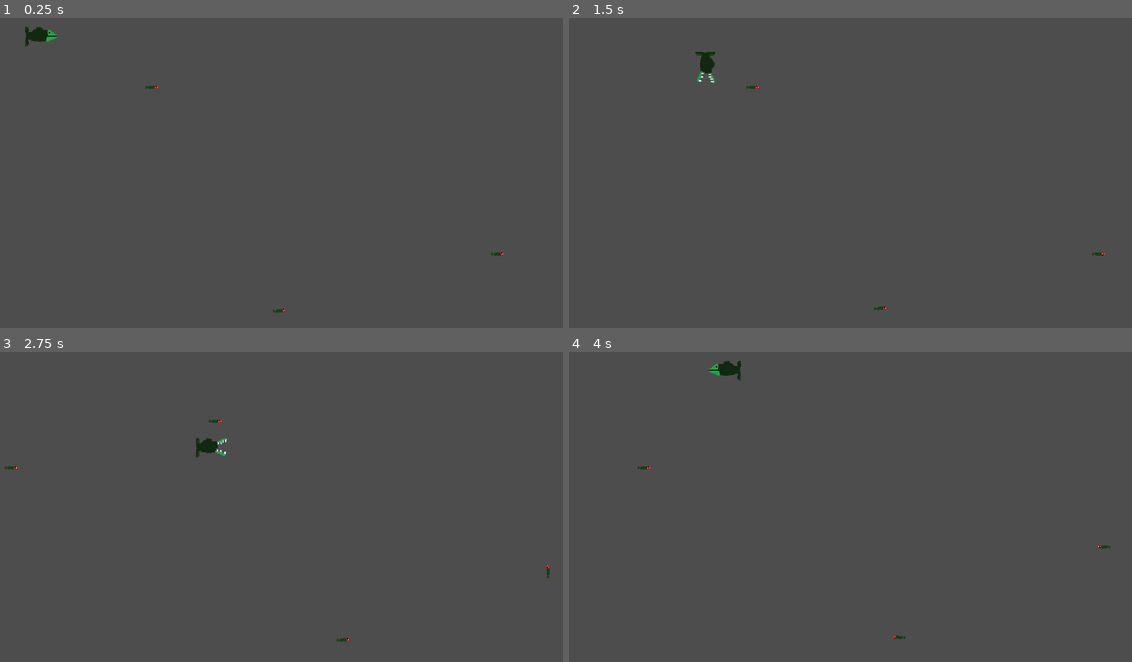
Above: before the commit, frames 1-4 (two rows, left to right).
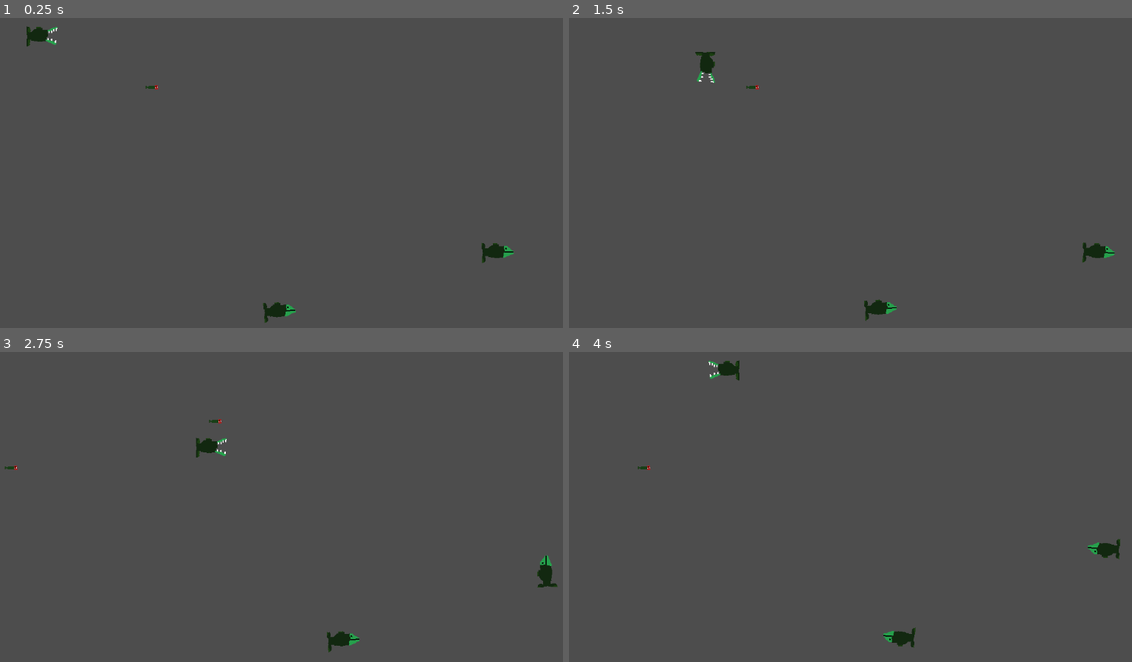
Above: after the commit, the same moments.

Repository: joosepartanen/Tiimi14-GameJam
Game: Godot game, scene res://Scenes/level.tscn
Two runs of this game, one before a commit and one after it. Both use one fixed random seed, a clock stepped at 60 frames per second and the inputs below.
Inputs:
- Up to frame 1 (0.25 s): no input
- Up to frame 2 (1.5 s): hold D (MoveRight) 0.53-1.28 s; tap Space (Dash) at 0.6, 1.35 s; hold S (MoveDown) from 1.28 s (still down)
- Up to frame 3 (2.75 s): release S (MoveDown) at 2.03 s; hold D (MoveRight) from 2.03 s (still down); tap Space (Dash) at 2.1 s
- Up to frame 4 (4 s): release D (MoveRight) at 2.78 s; hold W (MoveUp) 2.78-3.53 s; tap Space (Dash) at 2.85, 3.6 s; hold A (MoveLeft) from 3.53 s (still down)

The runs differ from the first frame. In frame 1, 0.5% of the frame differs, in the area x 4-92%, y 2-99%; in frame 2, 0.4%; in frame 3, 0.4%; in frame 4, 0.5%, in the area x 24-98%, y 2-96%.
Error after the commit: Parse Error: Could not find type "Health" in the current scope. (res://Scenes/vihu.gd:5)

Commit message:
Vihu luotu placeholder spritella

Diff:
--- a/Scenes/Kala.tscn
+++ b/Scenes/Kala.tscn
@@ -1,8 +1,13 @@
-[gd_scene load_steps=8 format=3 uid="uid://c56xv1npw5t1t"]
+[gd_scene load_steps=10 format=3 uid="uid://c56xv1npw5t1t"]
 
 [ext_resource type="Texture2D" uid="uid://cpba8gnhoslth" path="res://Art/sprite_30.png" id="1_ctdoh"]
 [ext_resource type="Script" uid="uid://bx8jveam6kgd1" path="res://Code/kala.gd" id="1_fcddx"]
 [ext_resource type="Texture2D" uid="uid://dj5g8qjgho75e" path="res://Art/sprite_31.png" id="2_fcddx"]
+[ext_resource type="Script" uid="uid://c77wslpfjmbq2" path="res://Code/health.gd" id="4_qfeji"]
+
+[sub_resource type="AtlasTexture" id="AtlasTexture_fcddx"]
+atlas = ExtResource("2_fcddx")
+region = Rect2(0, 0, 64, 64)
 
 [sub_resource type="AtlasTexture" id="AtlasTexture_qfeji"]
 atlas = ExtResource("1_ctdoh")
@@ -14,6 +19,14 @@
 
 [sub_resource type="SpriteFrames" id="SpriteFrames_6m7do"]
 animations = [{
+"frames": [{
+"duration": 1.0,
+"texture": SubResource("AtlasTexture_fcddx")
+}],
+"loop": true,
+"name": &"eat",
+"speed": 5.0
+}, {
 "frames": [{
 "duration": 1.0,
 "texture": SubResource("AtlasTexture_qfeji")
@@ -29,15 +42,22 @@
 [sub_resource type="RectangleShape2D" id="RectangleShape2D_1o7wn"]
 size = Vector2(58, 20)
 
-[node name="CharacterBody2D" type="CharacterBody2D"]
+[node name="Kala" type="CharacterBody2D"]
 script = ExtResource("1_fcddx")
+speed = null
+dash_speed = null
+dash_time = null
+dash_cooldown = null
 
 [node name="AnimatedSprite2D" type="AnimatedSprite2D" parent="."]
 position = Vector2(3, -13)
 sprite_frames = SubResource("SpriteFrames_6m7do")
 animation = &"swim"
-frame_progress = 0.946252
+autoplay = "swim"
 
 [node name="CollisionShape2D" type="CollisionShape2D" parent="."]
 position = Vector2(3, -13)
 shape = SubResource("RectangleShape2D_1o7wn")
+
+[node name="Health" type="Node" parent="."]
+script = ExtResource("4_qfeji")
--- /dev/null
+++ b/Scenes/Vihu.tscn
@@ -0,0 +1,41 @@
+[gd_scene load_steps=8 format=3 uid="uid://cvx0ex286ae17"]
+
+[ext_resource type="Texture2D" uid="uid://cpba8gnhoslth" path="res://Art/sprite_30.png" id="1_r4u5q"]
+[ext_resource type="Script" uid="uid://blrqm035slhuu" path="res://Scenes/vihu.gd" id="1_ucau0"]
+[ext_resource type="Texture2D" uid="uid://dj5g8qjgho75e" path="res://Art/sprite_31.png" id="2_vvpsj"]
+
+[sub_resource type="RectangleShape2D" id="RectangleShape2D_kiom6"]
+size = Vector2(29, 20)
+
+[sub_resource type="AtlasTexture" id="AtlasTexture_e1pbr"]
+atlas = ExtResource("1_r4u5q")
+region = Rect2(0, 0, 64, 64)
+
+[sub_resource type="AtlasTexture" id="AtlasTexture_e3s85"]
+atlas = ExtResource("2_vvpsj")
+region = Rect2(0, 0, 64, 64)
+
+[sub_resource type="SpriteFrames" id="SpriteFrames_orjt1"]
+animations = [{
+"frames": [{
+"duration": 1.0,
+"texture": SubResource("AtlasTexture_e1pbr")
+}, {
+"duration": 1.0,
+"texture": SubResource("AtlasTexture_e3s85")
+}],
+"loop": true,
+"name": &"swim",
+"speed": 5.0
+}]
+
+[node name="Vihu" type="Area2D"]
+script = ExtResource("1_ucau0")
+
+[node name="CollisionShape2D" type="CollisionShape2D" parent="."]
+position = Vector2(14.5, 0)
+shape = SubResource("RectangleShape2D_kiom6")
+
+[node name="AnimatedSprite2D" type="AnimatedSprite2D" parent="."]
+sprite_frames = SubResource("SpriteFrames_orjt1")
+animation = &"swim"
--- a/Scenes/level.tscn
+++ b/Scenes/level.tscn
@@ -1,9 +1,10 @@
-[gd_scene load_steps=8 format=3 uid="uid://da01vy6y27r1d"]
+[gd_scene load_steps=9 format=3 uid="uid://da01vy6y27r1d"]
 
 [ext_resource type="PackedScene" uid="uid://c56xv1npw5t1t" path="res://Scenes/Kala.tscn" id="1_tumq0"]
 [ext_resource type="PackedScene" uid="uid://bii84nj5i1glb" path="res://Scenes/Saalis.tscn" id="2_k5f4k"]
 [ext_resource type="Script" uid="uid://di1odib6cw5x6" path="res://Code/PathFollower.gd" id="3_6phgx"]
 [ext_resource type="Script" uid="uid://ddcsw4cf255np" path="res://Code/spawner3.gd" id="4_81xng"]
+[ext_resource type="PackedScene" uid="uid://cvx0ex286ae17" path="res://Scenes/Vihu.tscn" id="4_wqkje"]
 
 [sub_resource type="Curve2D" id="Curve2D_81xng"]
 _data = {
@@ -52,8 +53,7 @@
 rotation = -0.021735707
 script = ExtResource("3_6phgx")
 
-[node name="Saalis" parent="Paths/Path2D2/PathFollow2D" instance=ExtResource("2_k5f4k")]
-position = Vector2(-0.05419922, 4.119873)
+[node name="Vihu" parent="Paths/Path2D2/PathFollow2D" instance=ExtResource("4_wqkje")]
 
 [node name="Path2D3" type="Path2D" parent="Paths"]
 curve = SubResource("Curve2D_wqkje")
@@ -63,7 +63,7 @@
 rotation = -0.07776494
 script = ExtResource("3_6phgx")
 
-[node name="Saalis" parent="Paths/Path2D3/PathFollow2D" instance=ExtResource("2_k5f4k")]
+[node name="Vihu" parent="Paths/Path2D3/PathFollow2D" instance=ExtResource("4_wqkje")]
 
 [node name="Spawner" type="Node2D" parent="."]
 
--- /dev/null
+++ b/Scenes/vihu.gd
@@ -0,0 +1,67 @@
+extends Area2D
+class_name Vihu
+
+# The health functionality
+@onready var health: Health = $Health
+# For animation control
+@onready var animated_sprite_2d: AnimatedSprite2D = $AnimatedSprite2D
+@onready var damage_timer: Timer = $DamageTimer
+
+
+@export var bounce_force: float = -200
+@export var damage_time: float = 1
+
+var _path_follower : PathFollower = null
+
+func _ready() -> void:
+	_path_follower = get_parent() as PathFollower
+
+func _process(_delta: float) -> void:
+	if _path_follower != null:
+		animated_sprite_2d.flip_h = _path_follower.direction < 0
+
+func _on_take_damage(body: Node2D) -> void:
+	if body is Kala:
+		var kala : Kala = body as Kala
+		# When the knight is immortal, it has just taken damage.
+		# To prevent player from misusing this, prevent damaging enemy
+		# during this time.
+		if kala.health.is_immortal:
+			return
+
+		# Take damage
+		health.take_damage(1)
+
+		var bounce_vector: Vector2 = Vector2(0, bounce_force)
+		kala.bounce(bounce_vector)
+
+
+func _on_health_changed(previous_health: int, current_health: int) -> void:
+	if current_health == 0:
+		_die()
+	if current_health < previous_health:
+		# Start damage timer
+		damage_timer.start(damage_time)
+		damage_timer.timeout.connect(_on_timer_timeout)
+		health.is_immortal = true
+		animated_sprite_2d.play("damage")
+
+func _on_timer_timeout() -> void:
+	damage_timer.timeout.disconnect(_on_timer_timeout)
+	health.is_immortal = false
+	animated_sprite_2d.play("default")
+
+func _die() -> void:
+	# TODO: Play animation, sound etc.
+	queue_free()
+
+func _on_damage_other(body: Node2D) -> void:
+	if body is Kala:
+		var kala : Kala = body as Kala
+		if kala.health.is_immortal:
+			return
+
+		kala.health.take_damage(1)
+
+		var bounce_vector: Vector2 = Vector2(0, bounce_force)
+		kala.bounce(bounce_vector)
Renamed: Scenes/spawner_2.gd -> Code/spawner_2.gd
Renamed: Scenes/spawner_2.gd.uid -> Code/spawner_2.gd.uid
Not shown, added: Scenes/vihu.gd.uid
